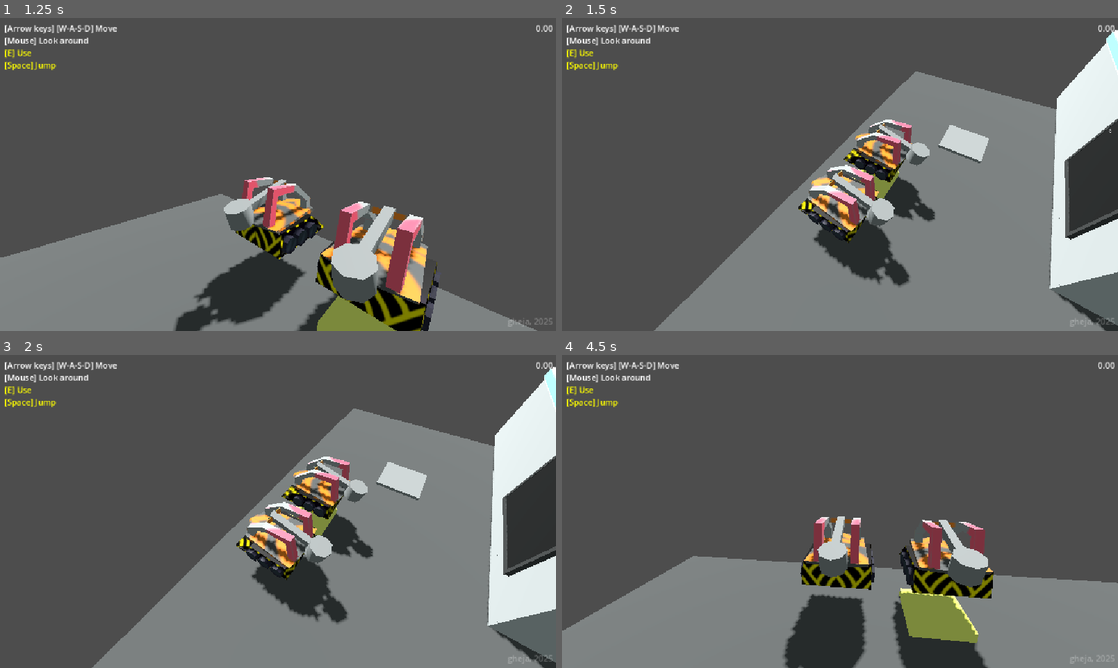
Above: before the commit, frames 1-4 (two rows, left to right).
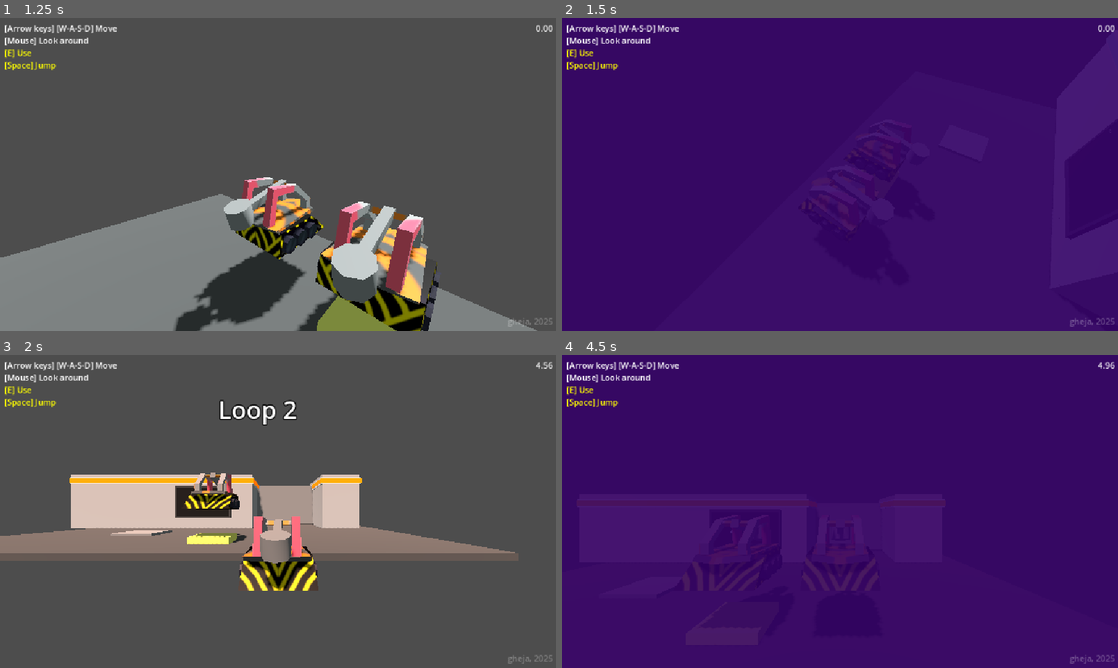
Above: after the commit, the same moments.

Repository: gheja/bot-loop
Game: Godot game, scene res://scenes/main_scene.tscn
Same seed, same stepped clock (60 frames per second), same inputs: the game is played once before the commit and once after it.
Inputs (mouse positions are in pixels of both pictures, inside the frame that each line leads up to):
- Up to frame 1 (1.25 s): tap Enter at 0.5 s; move the mouse to (400, 158) at 0.52 s; hold D (move_right) from 0.53 s (still down); tap E (action_primary) at 0.6 s
- Up to frame 2 (1.5 s): tap R (ui_action_restart, bound only after the commit) at 1.25 s; move the mouse to (728, 190) at 1.27 s; release D (move_right) at 1.28 s; hold S (move_down) from 1.28 s (still down); tap E (action_primary) at 1.35 s
- Up to frame 3 (2 s): keep holding S (move_down)
- Up to frame 4 (4.5 s): move the mouse to (895, 442) at 2.02 s; release S (move_down) at 2.03 s; hold D (move_right) 2.03-2.78 s; tap E (action_primary) every 0.75 s from 2.1 to 4.35 s; move the mouse to (812, 574) at 2.77 s; hold W (move_up) 2.78-3.53 s; move the mouse to (1006, 558) at 3.52 s; hold A (move_left) from 3.53 s (still down); tap R (ui_action_restart, bound only after the commit) at 4.15 s; move the mouse to (673, 464) at 4.27 s

Frame 1 is identical in both runs. In frame 2, 100% of the frame differs, in the area x 0-100%, y 0-100%; in frame 3, 54%; in frame 4, 100%.

Commit message:
Implemented restart action

Diff:
--- a/src/autoload/game_state.gd
+++ b/src/autoload/game_state.gd
@@ -3,6 +3,7 @@
 const STATE_INTRO = 1
 const STATE_RUNNING = 2
 const STATE_FINISHED = 3
+const STATE_RESTARTING = 4
 
 var loops = 0
 var play_intro = true
--- a/src/project.godot
+++ b/src/project.godot
@@ -66,6 +66,16 @@
 , Object(InputEventKey,"resource_local_to_scene":false,"resource_name":"","device":-1,"window_id":0,"alt_pressed":false …(186 unchanged characters)…
 ]
 }
+ui_action_restart={
+"deadzone": 0.2,
+"events": [Object(InputEventKey,"resource_local_to_scene":false,"resource_name":"","device":-1,"window_id":0,"alt_pressed":false,"shift_pressed":false,"ctrl_pressed":false,"meta_pressed":false,"pressed":false,"keycode":0,"physical_keycode":82,"key_label":0,"unicode":114,"location":0,"echo":false,"script":null)
+]
+}
+ui_action_undo={
+"deadzone": 0.2,
+"events": [Object(InputEventKey,"resource_local_to_scene":false,"resource_name":"","device":-1,"window_id":0,"alt_pressed":false,"shift_pressed":false,"ctrl_pressed":false,"meta_pressed":false,"pressed":false,"keycode":0,"physical_keycode":85,"key_label":0,"unicode":117,"location":0,"echo":false,"script":null)
+]
+}
 
 [layer_names]
 
--- a/src/scenes/main_scene.gd
+++ b/src/scenes/main_scene.gd
@@ -82,7 +82,11 @@
 	Signals.timer_started.emit()
 
 func restart_level_with_wait(success: bool):
+	# wait with setting the state because the player can still interact now
+
 	await get_tree().create_timer(2.0).timeout
+
+	GameState.state = GameState.STATE_RESTARTING
 
 	# right before restarting we should save, up until this point the player has
 	# a chance to restart the run therefore discarding the recording
@@ -101,7 +105,16 @@
 	else:
 		Input.mouse_mode = Input.MOUSE_MODE_VISIBLE
 
+func restart_pressed():
+	if GameState.state == GameState.STATE_RESTARTING:
+		return
+
+	Signals.start_transition.emit("#330066")
+
 func _process(delta: float) -> void:
+	if Input.is_action_just_pressed("ui_action_restart"):
+		restart_pressed()
+
 	main_interface.update(timer.time_left)
 	Signals.update_timer.emit(timer.time_left)
 
